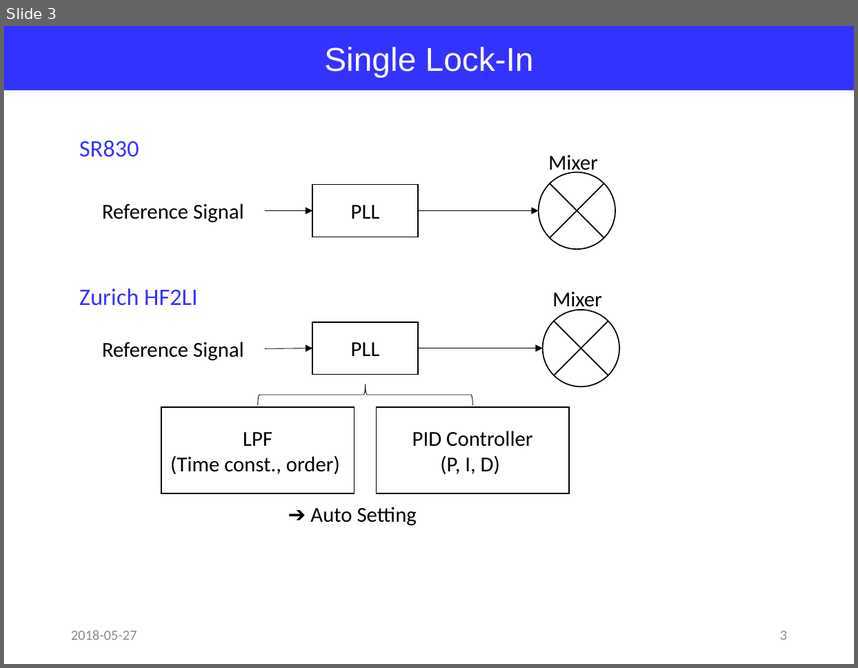
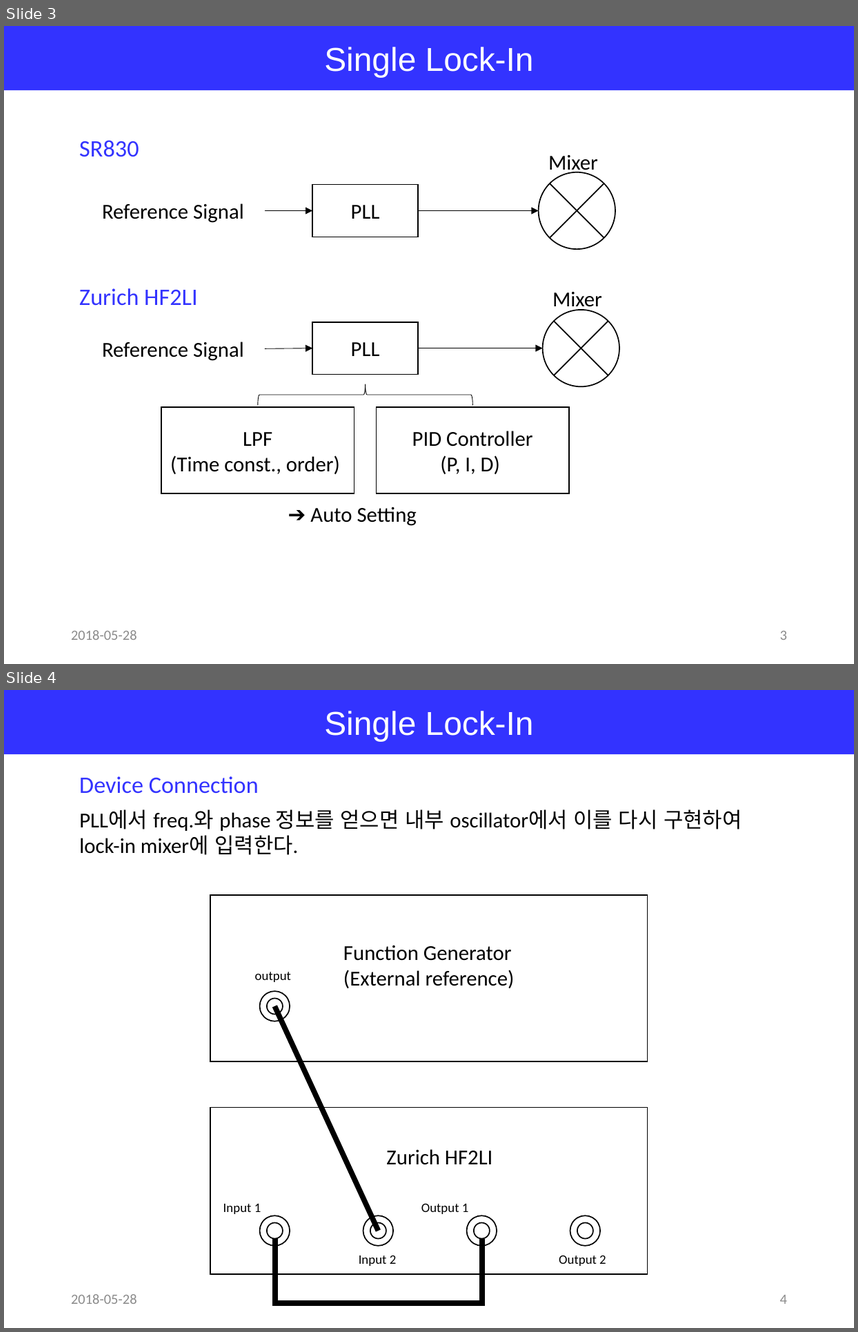
Before and after one commit to jglee96/NBTP_Lab, a slide deck: 랩미팅/201805/180528 Zurich Lock-In(Jong).pptx. Shown one above the other, each under a label of ours: slide 3 before the commit, slides 3 and 4 after it. The pictures are 858x668 and 858x1332 pixels, drawn with LibreOffice and Linux fonts; fonts in the diff are those of the drawing. Boxes give left, top, right and bottom in pixels: in the first picture for what was removed or moved away, otherwise in the second. Text is boxed around its words. In the diff, an @@ line names an element or a change of style, - is before the commit and + after.

```diff
--- a/랩미팅/201805/180528 Zurich Lock-In(Jong).pptx
+++ b/랩미팅/201805/180528 Zurich Lock-In(Jong).pptx
@@ slide 4 added at (x1=4, y1=690, x2=854, y2=1328), background #FFFFFF @@
@@ rectangle added at (x1=4, y1=690, x2=854, y2=755), fill #3333FF, 28 pt, text #FFFFFF @@
+Single Lock-In
@@ text added at (x1=79, y1=776, x2=259, y2=793), 20 pt, text #3333FF @@
+Device Connection
@@ text added at (x1=79, y1=809, x2=742, y2=855), 18 pt, text #000000 @@
+PLL에서 freq.와 phase 정보를 얻으면 내부 oscillator에서 이를 다시 구현하여 lock-in mixer에 입력한다.
@@ rectangle added at (x1=210, y1=895, x2=648, y2=1061), outline #000000 1 pt @@
@@ text added at (x1=343, y1=945, x2=515, y2=988), 18 pt, text #000000 @@
+Function Generator
+(External reference)
@@ text added at (x1=255, y1=972, x2=291, y2=982), 11 pt, text #000000 @@
+output
@@ ellipse added at (x1=260, y1=991, x2=290, y2=1021), outline #000000 1 pt @@
@@ ellipse added at (x1=267, y1=998, x2=283, y2=1014), outline #000000 1 pt @@
@@ line added from (274, 1006) to (378, 1231), #000000 4.5 pt @@
@@ rectangle added at (x1=210, y1=1107, x2=648, y2=1274), outline #000000 1 pt @@
@@ text added at (x1=386, y1=1149, x2=493, y2=1165), 18 pt, text #000000 @@
+Zurich HF2LI
@@ text added at (x1=223, y1=1203, x2=261, y2=1214), 11 pt, text #000000 @@
+Input 1
@@ text added at (x1=421, y1=1203, x2=469, y2=1214), 11 pt, text #000000 @@
+Output 1
@@ ellipse added at (x1=260, y1=1215, x2=290, y2=1245), outline #000000 1 pt @@
@@ ellipse added at (x1=267, y1=1222, x2=283, y2=1239), outline #000000 1 pt @@
@@ ellipse added at (x1=363, y1=1215, x2=393, y2=1245), outline #000000 1 pt @@
@@ ellipse added at (x1=370, y1=1222, x2=386, y2=1239), outline #000000 1 pt @@
@@ ellipse added at (x1=466, y1=1215, x2=496, y2=1245), outline #000000 1 pt @@
@@ ellipse added at (x1=474, y1=1222, x2=490, y2=1239), outline #000000 1 pt @@
@@ ellipse added at (x1=570, y1=1215, x2=600, y2=1245), outline #000000 1 pt @@
@@ ellipse added at (x1=577, y1=1222, x2=593, y2=1239), outline #000000 1 pt @@
@@ elbow line added from (275, 1237) to (483, 1239), #000000 4.5 pt @@
@@ text added at (x1=359, y1=1255, x2=397, y2=1265), 11 pt, text #000000 @@
+Input 2
@@ text added at (x1=559, y1=1254, x2=606, y2=1265), 11 pt, text #000000 @@
+Output 2
@@ text added at (x1=71, y1=1294, x2=137, y2=1303), 12 pt, text #8C8C8C @@
+2018-05-28
@@ page number added at (x1=780, y1=1294, x2=787, y2=1303), 12 pt, text #8C8C8C @@
+4
@@ slide 3 changed as well @@
@@ text at (x1=71, y1=630, x2=137, y2=639): text changed @@
-2018-05-27
+2018-05-28
```
Also in this commit, not shown: 5 other slides changed, 1 other slide added, 6 other files.
